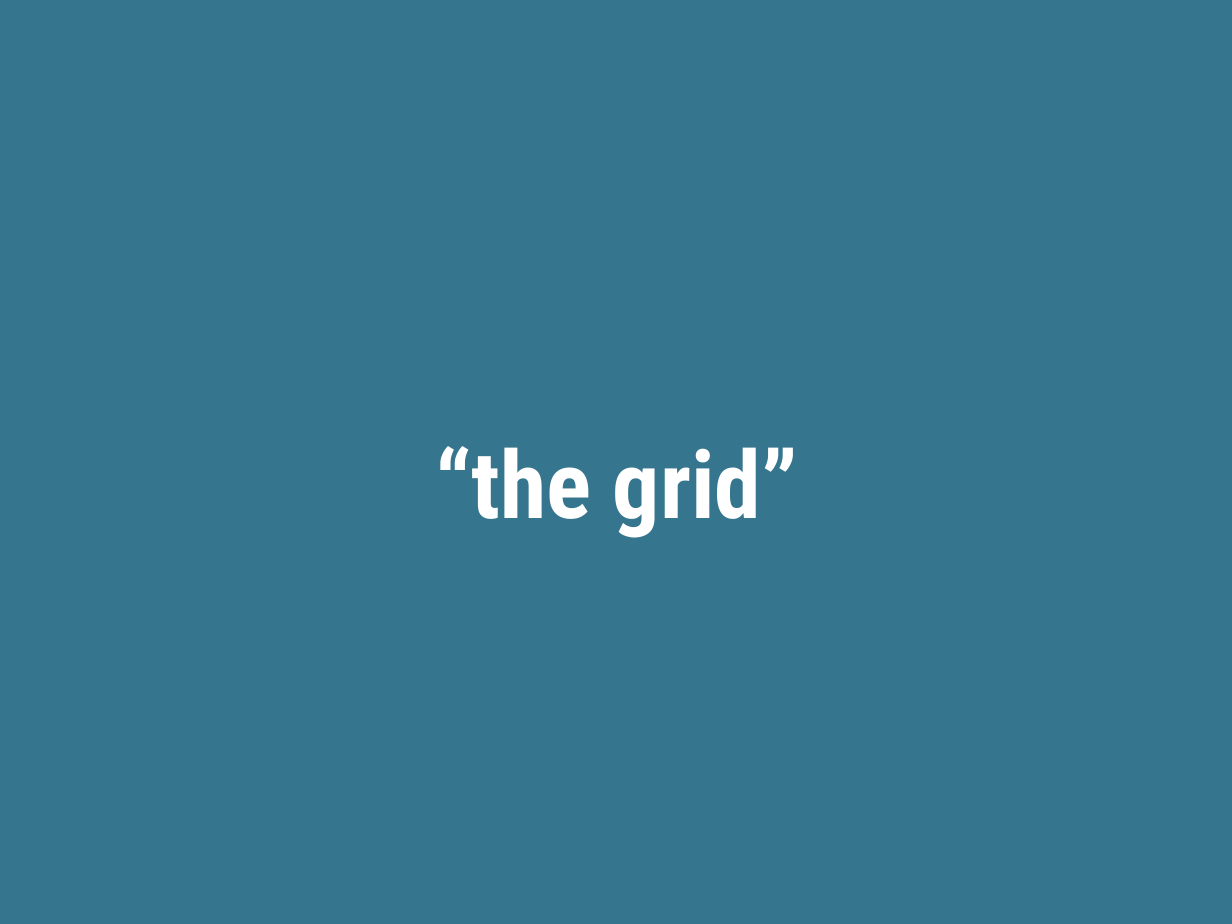
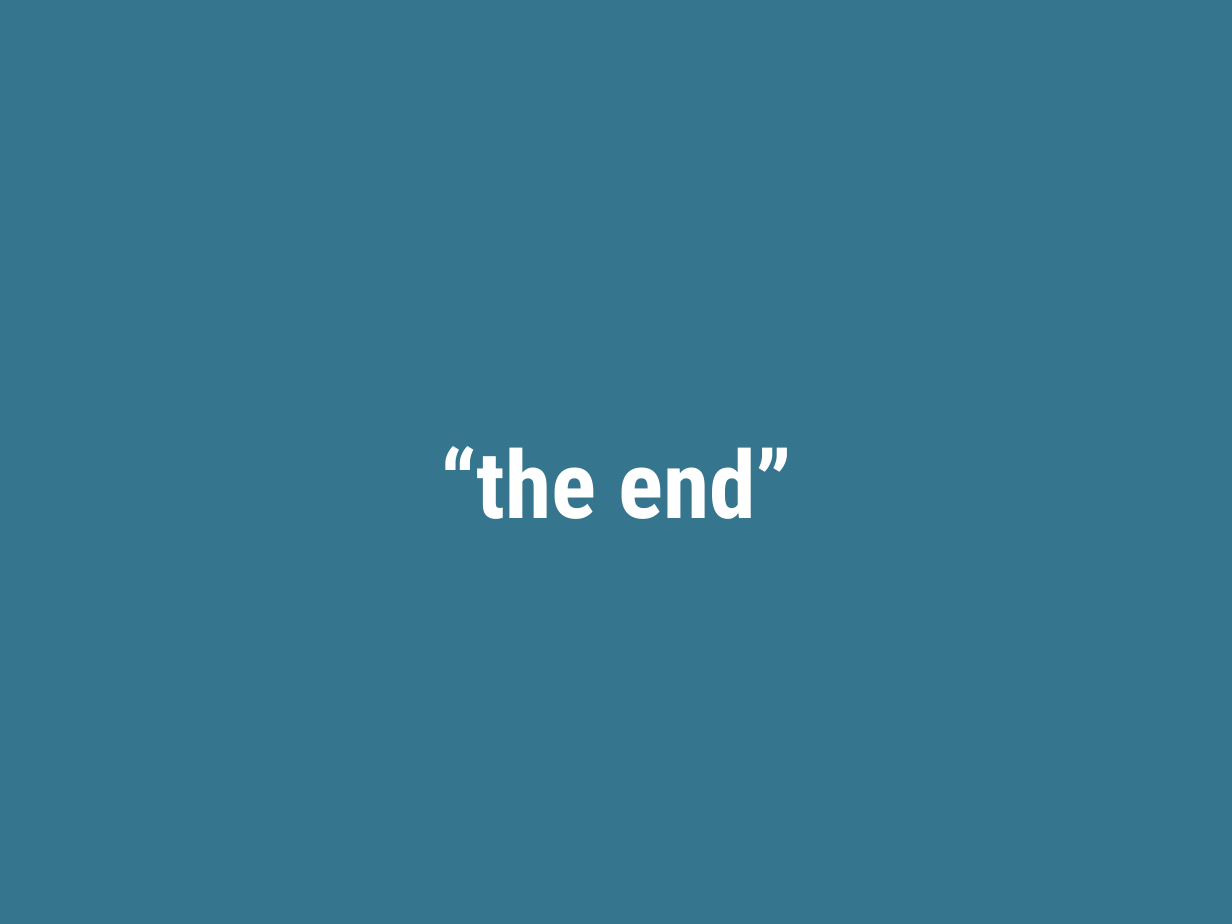
Before and after one commit to skornfeld/svc-class-jan-2018, a slide deck: slide 61 of slides/week-5.pptx (slide 54 before the commit). Drawn at 1232x924 pixels with LibreOffice and Linux fonts; fonts in the diff are those of the drawing. Boxes give left, top, right and bottom in pixels: in the first picture for what was removed or moved away, otherwise in the second. Text is boxed around its words. In the diff, an @@ line names an element or a change of style, - is before the commit and + after.

```diff
--- a/slides/week-5.pptx
+++ b/slides/week-5.pptx
@@ text at (440,446,792,519): text changed @@
-“the grid”
+“the end”
```
Also in this commit, not shown: 9 other slides changed, 9 slides added, 3 slides removed, 2 other files.
